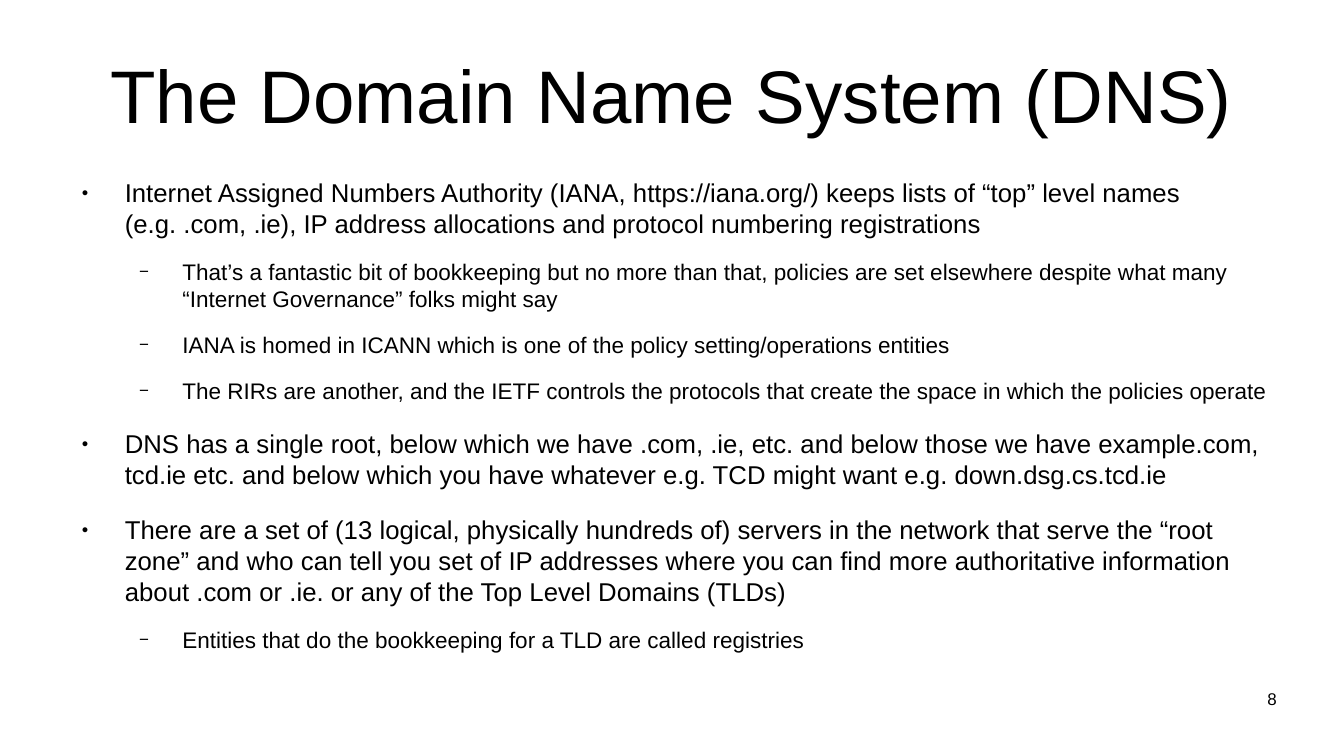
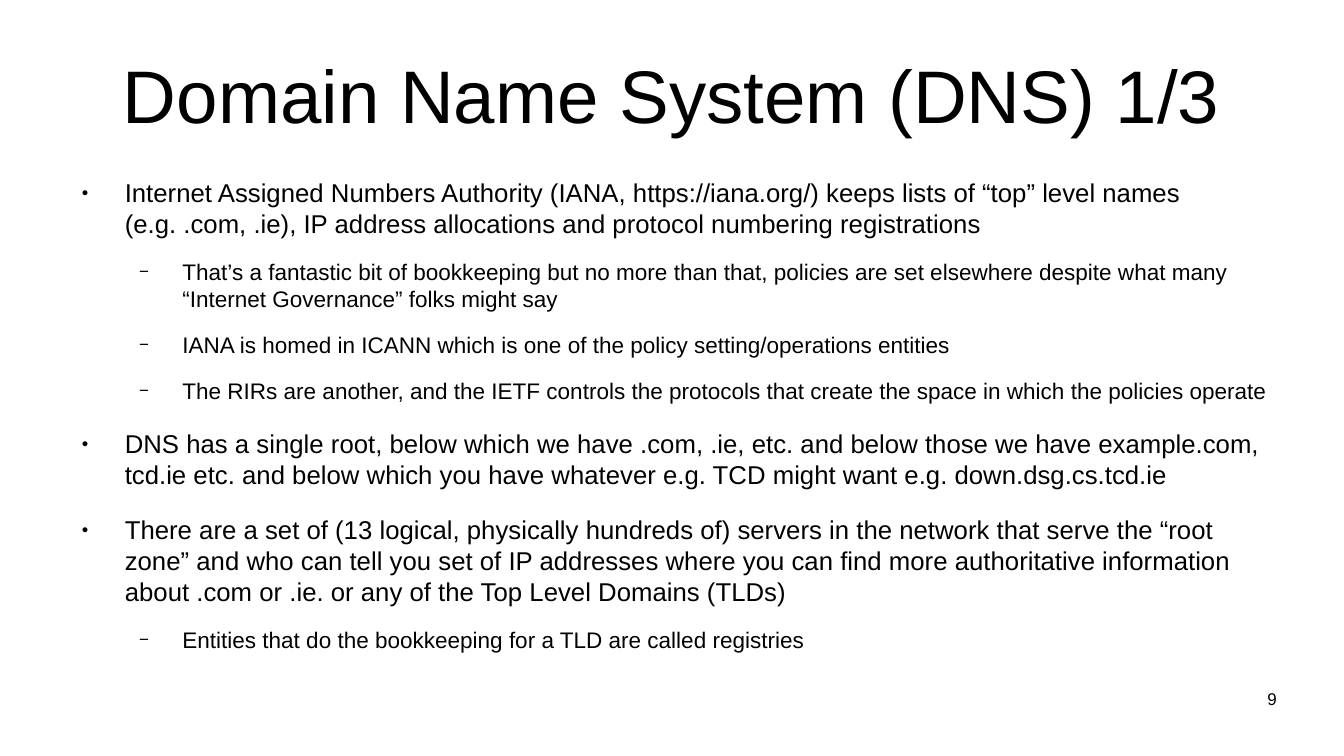
Before and after one commit to sftcd/witidtm, a slide deck: slide 9 of lectures/200-web.odp (slide 8 before the commit). Drawn at 1344x756 pixels with LibreOffice and Linux fonts; fonts in the diff are those of the drawing. Boxes give left, top, right and bottom in pixels: in the first picture for what was removed or moved away, otherwise in the second. Text is boxed around its words. In the diff, an @@ line names an element or a change of style, - is before the commit and + after.

```diff
--- a/lectures/200-web.odp
+++ b/lectures/200-web.odp
@@ title at (123,69,1219,137): text changed @@
-The Domain Name System (DNS)
+Domain Name System (DNS) 1/3
@@ page number at (1267,693,1276,705): text changed @@
-8
+9
```
Also in this commit, not shown: 5 other slides changed, 3 slides added, 5 other files.
